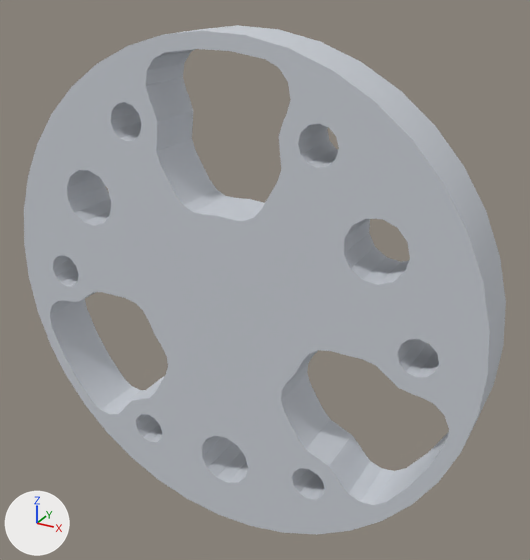
The OBJ model services/object_library_server/data/robots/8/piper_meshes/visual/link6.obj: old version first, new version second.
One viewpoint serves both versions: a 50 mm lens placed at (0.0236, -0.0369, 0.0213), pointed at (0.0014, 0.0034, 0.0011). The axes (+X, +Y, +Z) are drawn at lower left. The lights are the same throughout. The first picture is the older version. Where no turn or scale is listed for an object, it has been applied to the vertices.

The first picture shows 'link6'.
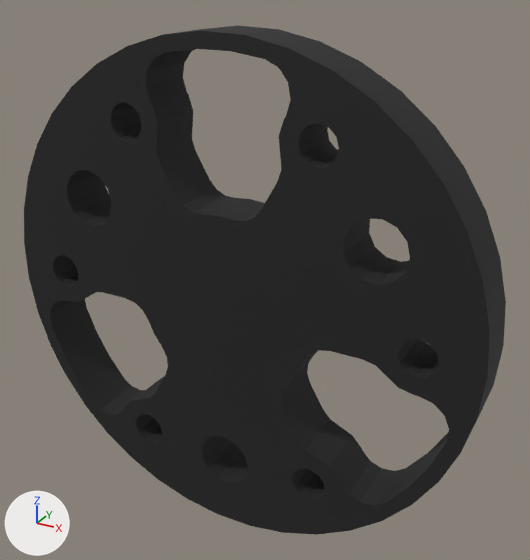
Where the change shows, as pixel boxes [x1, y1, x2, y2] in the pictures (530 x 560 px):
'link6', recoloured (light grey to black)
    both: [24, 25, 506, 535]

Patch to the scene script:
```diff
--- a/services/object_library_server/data/robots/8/piper_meshes/visual/link6.obj.py
+++ b/services/object_library_server/data/robots/8/piper_meshes/visual/link6.obj.py
@@ img_link6_palette_png @@
+img_link6_palette_png = load_image('link6_palette.png', 'link6_palette.png', 64, 64, 'sRGB')
@@ mat_link6_surface @@
+mat_link6_surface = principled_material('link6_surface')
+mat_link6_surface.texture = img_link6_palette_png
+mat_link6_surface.roughness = 0.821
@@ me_link6 @@
 me_link6.from_pydata(...)  # 566 vertices, 1176 faces; spans x -0.0175..0.0174, y 0.0..0.004, z -0.0175..0.0175
-me_link6.materials.append(mat_material0)  # light grey #cbd0d7
+me_link6.materials.append(mat_link6_surface)  # picture img_link6_palette_png
```
